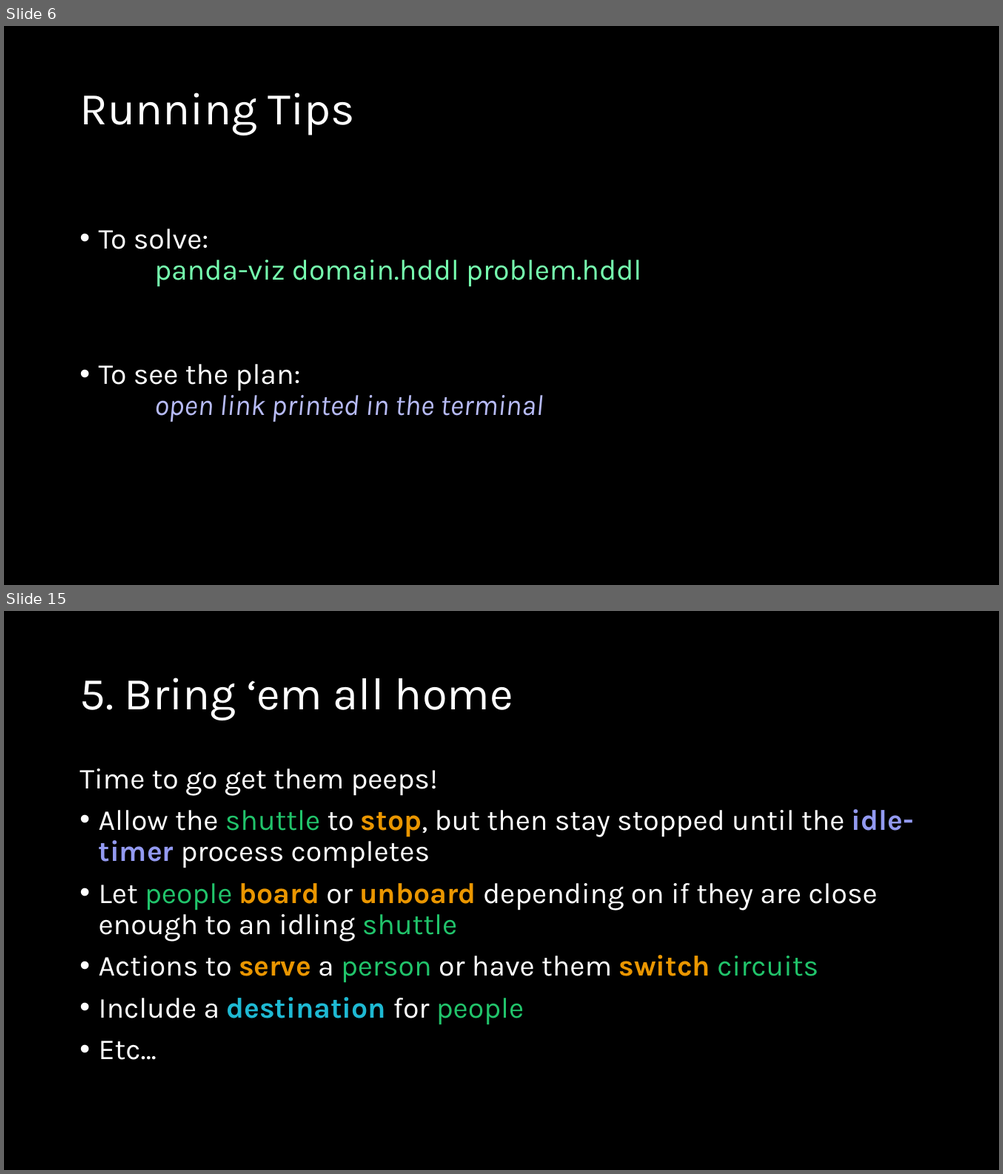
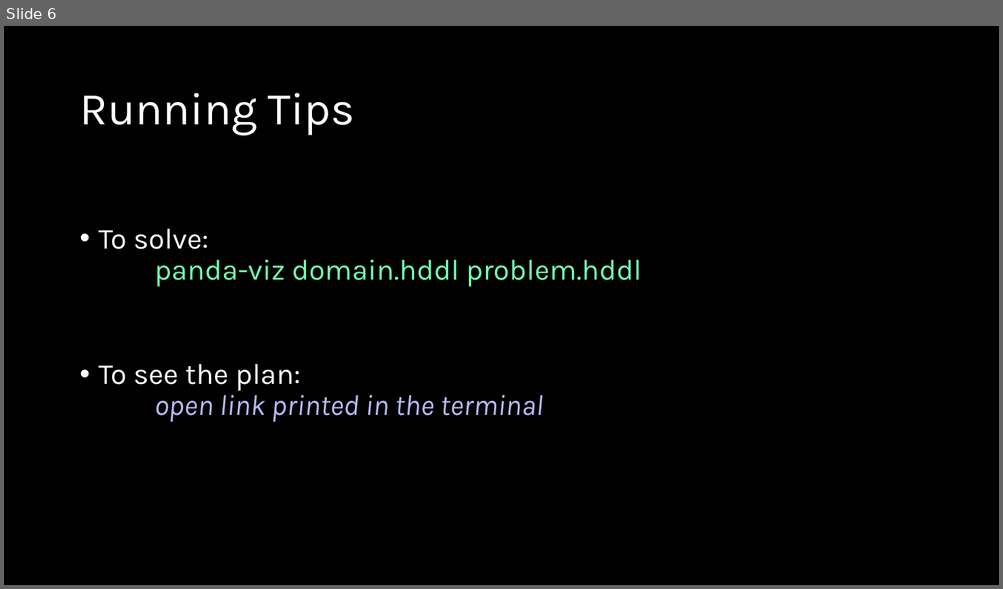
Before and after one commit to AI-Planning/modeling-in-pddl, a slide deck: exercises/cisc-813/htn/slides.pptx. Shown one above the other, each under a label of ours: slides 6 and 15 before the commit, slide 6 after it; the slides between them are not shown. The pictures are 1003x1174 and 1003x589 pixels, drawn with LibreOffice and Linux fonts; fonts in the diff are those of the drawing. Boxes give left, top, right and bottom in pixels: in the first picture for what was removed or moved away, otherwise in the second. Text is boxed around its words. In the diff, an @@ line names an element or a change of style, - is before the commit and + after.

```diff
--- a/exercises/cisc-813/htn/slides.pptx
+++ b/exercises/cisc-813/htn/slides.pptx
@@ slide 15 removed at (4,611,999,1170), background #000000 @@
@@ title removed at (79,678,513,721) @@
-5. Bring ‘em all home
@@ text removed at (79,769,913,1060) @@
-Time to go get them peeps!
-• Allow the shuttle to stop, but then stay stopped until the idle-timer process completes
-• Let people board or unboard depending on if they are close enough to an idling shuttle
-• Actions to serve a person or have them switch circuits
-• Include a destination for people
-• Etc…
```
Also in this commit, not shown: 3 slides changed, 7 slides added, 7 other slides removed, 10 other files.
